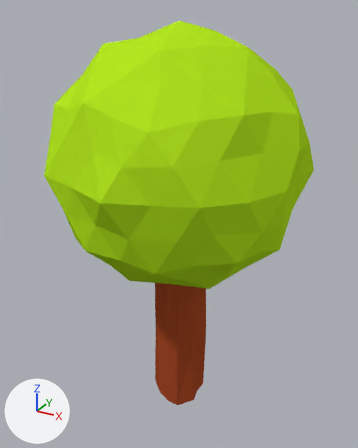
Renders of the Blender file Eternal Journey/Assets/Core/Models/Interactables/tree 2.blend from each side of a commit.
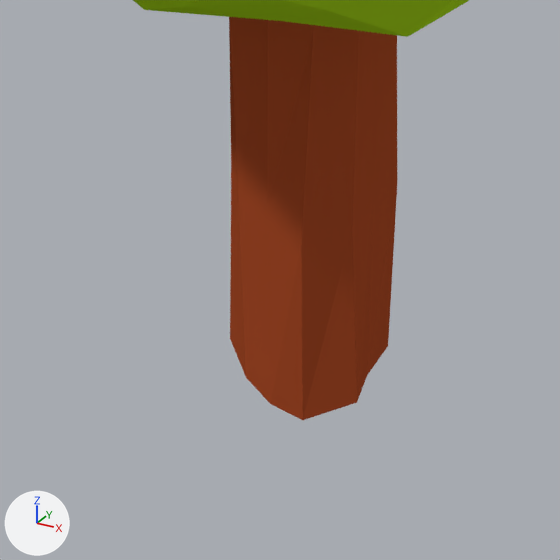
Old and new are each drawn whole from a 50 mm lens placed at (8.97, -16.31, 16.13), pointed at (-0.07, 0.12, 7.91) and again close up on the part from 24% to 71% of the width and 62% to 100% of the height. Arrows for +X, +Y and +Z are at lower left; the lights stay in place.
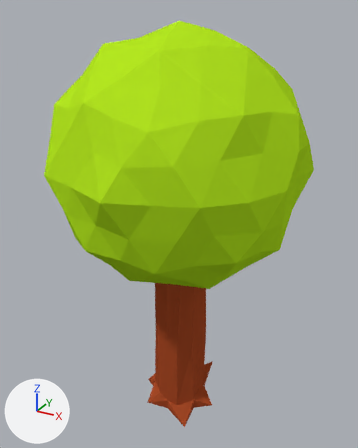
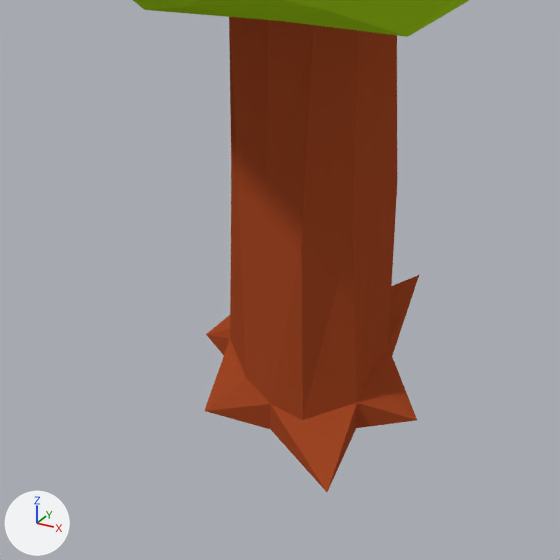
The newer file is also turned or shifted as a whole; pictures and numbers use the older file's frame.

Pixel boxes (x1, y1, x2, y2) of what changed, in the close-ups (560 x 560 px):
'Cube', reshaped: before (133, 0, 469, 420); after (133, 0, 469, 492)
part 1 of me_cube, built on (brown): after (204, 275, 419, 492)

What changed in the scene script:
```text
Change me_cube:
    used by ob_cube; location = (0.0, 0.0, 0.0)
    remove me_cube.from_pydata(...)  # 219 vertices, 420 faces; spans x -4.8..4.8, y -5.2..4.9, z -0.5..15.7
    add me_cube.from_pydata(...)  # 231 vertices, 444 faces; spans x -4.8..4.8, y -5.2..4.9, z -1.0..15.7
    me_cube part 1
    9 vertices are removed from x -0.5..0.6, y -0.5..0.6, z -0.4..-0.1
    28 faces are deleted
    21 vertices are added at x -1.8..1.8, y -1.7..2.7, z -1.0..-0.5
    52 new faces join them, mat_wood (brown #a54927)
```
